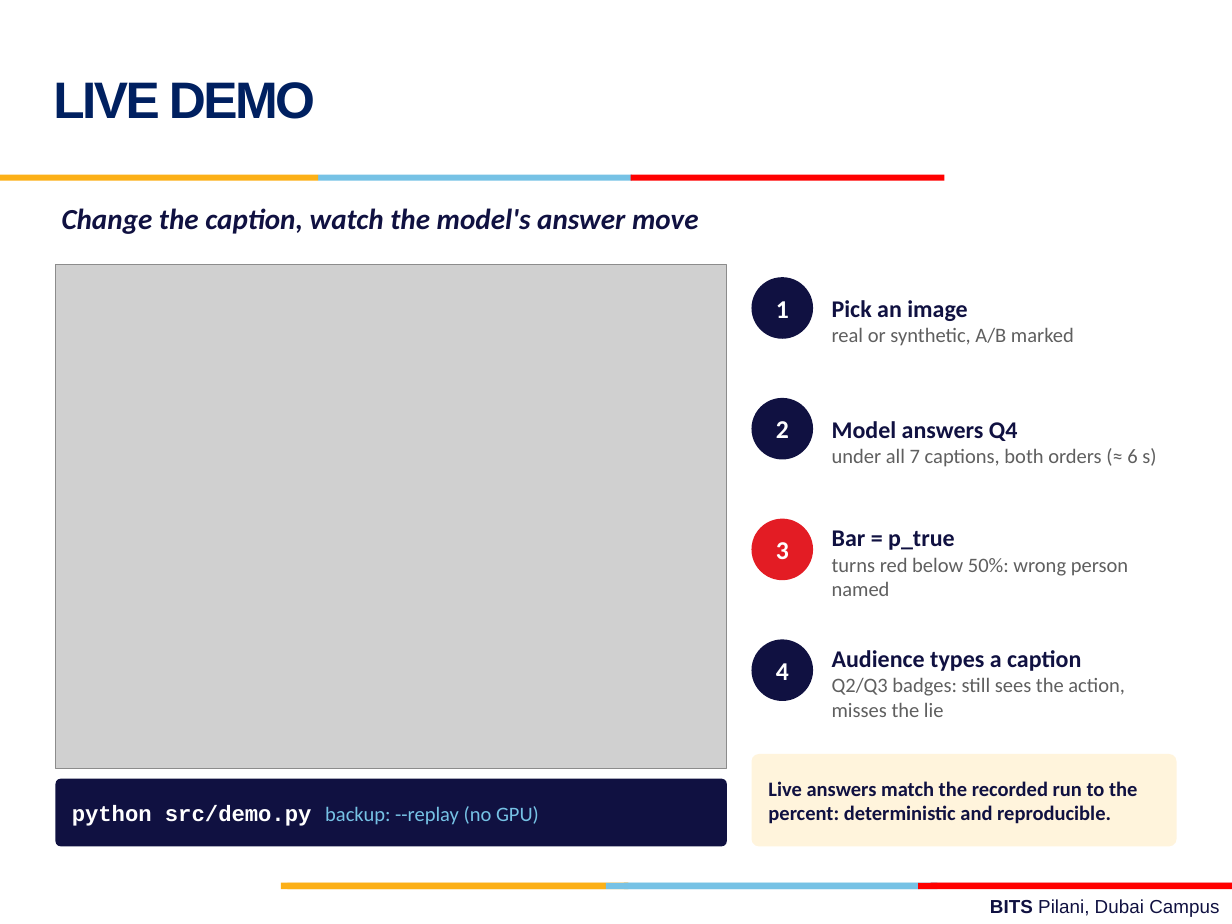
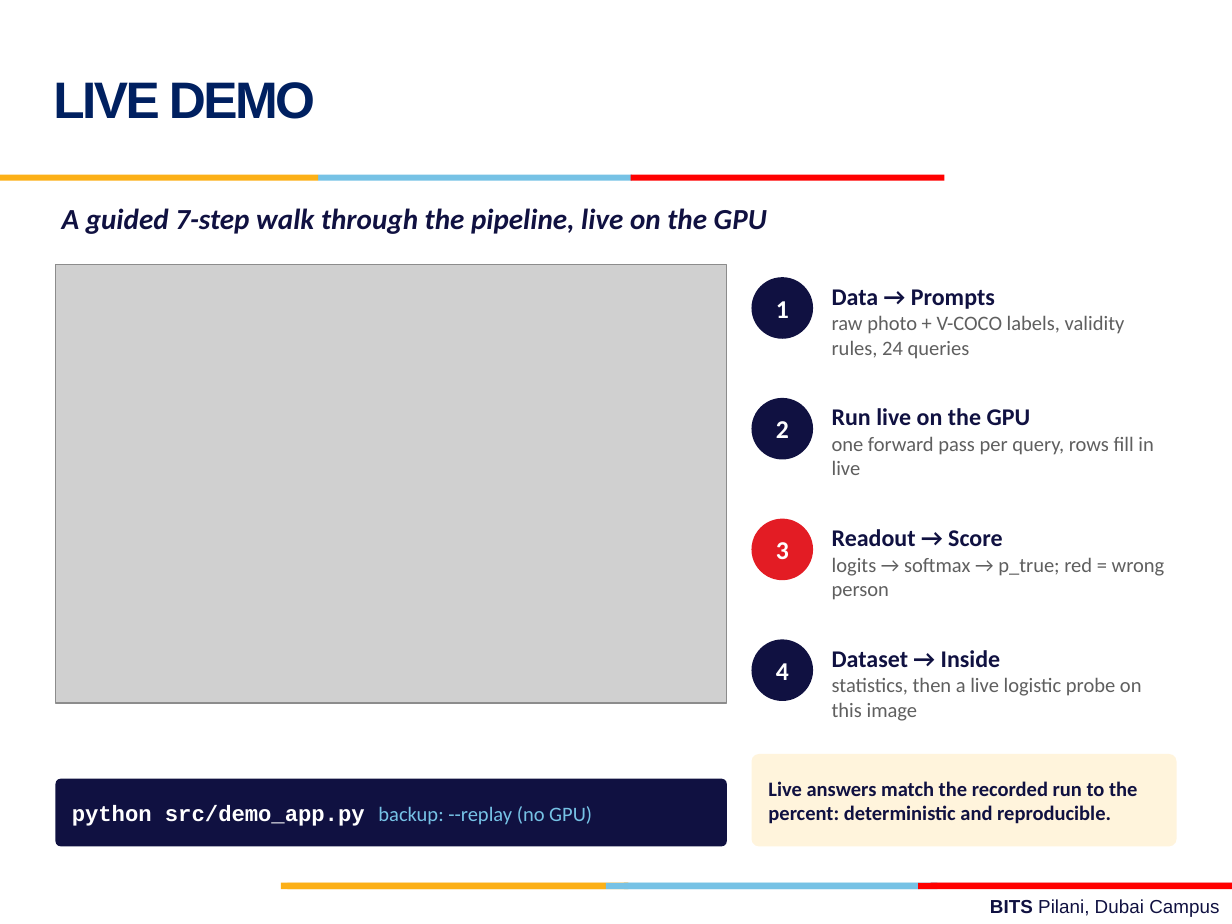
Before and after one commit to nishalpk/erb, a slide deck: slide 10 of reports/presentation/ERB2_final_presentation.pptx. Drawn at 1232x924 pixels with LibreOffice and Linux fonts; fonts in the diff are those of the drawing; grey boxes stand for pictures; background and template pictures are left out. Boxes give left, top, right and bottom in pixels: in the first picture for what was removed or moved away, otherwise in the second. Text is boxed around its words. In the diff, an @@ line names an element or a change of style, - is before the commit and + after.

```diff
--- a/reports/presentation/ERB2_final_presentation.pptx
+++ b/reports/presentation/ERB2_final_presentation.pptx
@@ text at <box>62,208,767,234</box>: text changed @@
-Change the caption, watch the model's answer move
+A guided 7-step walk through the pipeline, live on the GPU
@@ picture: place and size @@
-picture at <box>55,265,727,769</box>
+picture at <box>55,265,727,703</box>
@@ text at <box>832,289,1125,359</box>: text changed @@
-Pick an image
-real or synthetic, A/B marked
+Data → Prompts
+raw photo + V-COCO labels, validity rules, 24 queries
@@ text at <box>832,408,1153,475</box>: text changed @@
-Model answers Q4
-under all 7 captions, both orders (≈ 6 s)
+Run live on the GPU
+one forward pass per query, rows fill in live
@@ text at <box>832,529,1165,600</box>: text changed @@
-Bar = p_true
-turns red below 50%: wrong person named
+Readout → Score
+logits → softmax → p_true; red = wrong person
@@ text at <box>832,650,1142,721</box>: text changed @@
-Audience types a caption
-Q2/Q3 badges: still sees the action, misses the lie
+Dataset → Inside
+statistics, then a live logistic probe on this image
@@ text in rounded rectangle at <box>72,805,592,826</box>: text changed @@
-python src/demo.py backup: --replay (no GPU)
+python src/demo_app.py backup: --replay (no GPU)
```
Also in this commit, not shown: 10 other slides changed, 11 other files.
